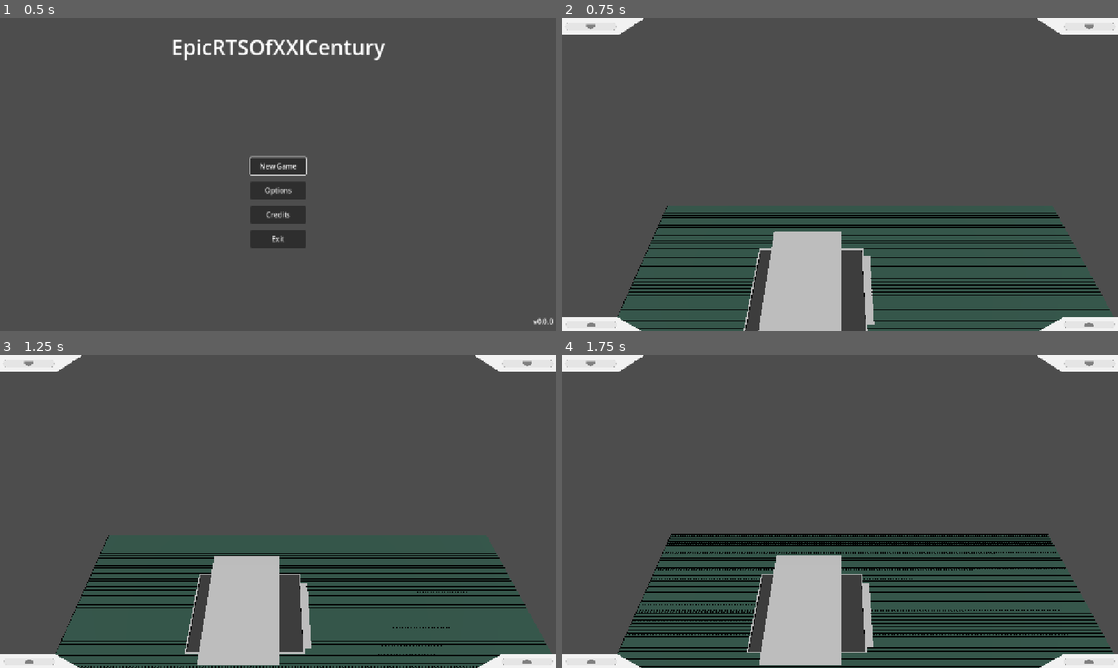
Above: before the commit, frames 1-4 (two rows, left to right).
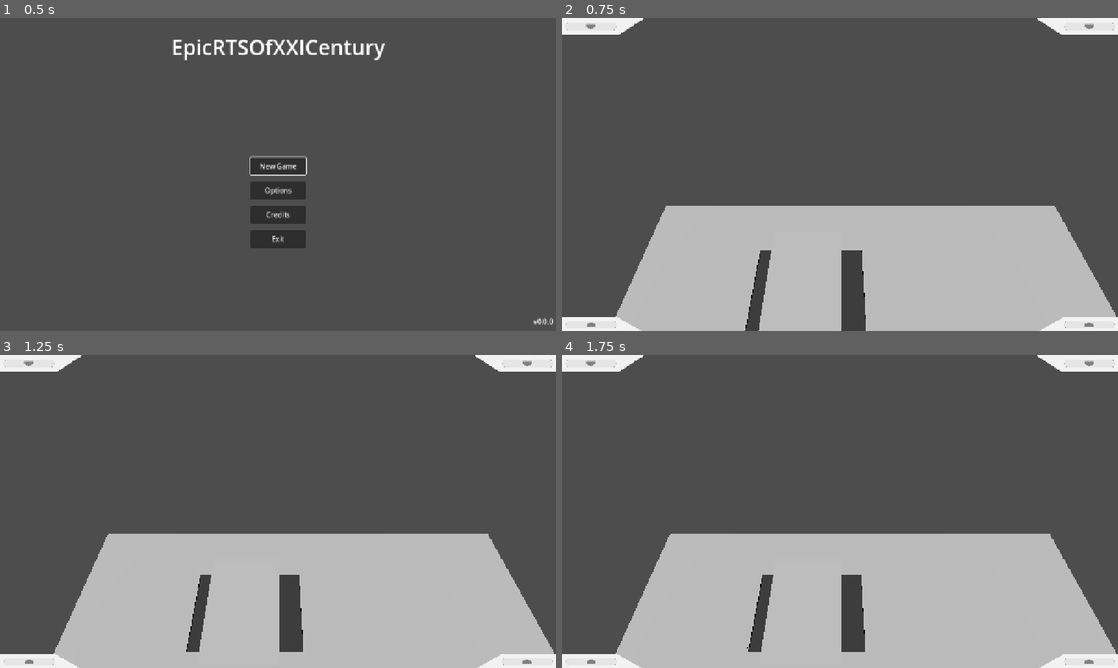
Above: after the commit, the same moments.

Repository: andrijzyn/The-Undefinders
Game: Godot game, scene res://addons/maaacks_game_template/base/scenes/menus/main_menu/main_menu.tscn
The game is run twice, just before and just after one commit, with the same random seed, the same clock (stepped at 60 frames per second) and the same inputs.
Inputs (mouse positions are in pixels of both pictures, inside the frame that each line leads up to):
- Up to frame 1 (0.5 s): no input
- Up to frame 2 (0.75 s): click "New Game" at 0.5 s
- Up to frame 3 (1.25 s): no input
- Up to frame 4 (1.75 s): tap Enter (ui_accept) at 1.25, 1.52 s; move the mouse to (962, 495) at 1.27 s; hold Right (ui_right) from 1.28 s (still down); tap S (ABORT) at 1.35 s; click (962, 495) at 1.42 s

Frame 1 is identical in both runs. In frame 2, 26% of the frame differs, in the area x 9-100%, y 60-100%; in frame 3, 27%; in frame 4, 27%, in the area x 9-100%, y 57-100%.

Commit message:
Added fog of war
Changes:
- Added fog of war, which currently consists of a 3D mesh with a shader-controlled material.
- Cleaned up the code a bit and moved some files to different folders.
- Added the following functionality to the fog of war:
  - Creating a 3D mesh and assigning UVs and vertices to it.
  - Stretching the fog mesh over the landscape.
  - Creating the fog texture and material.
  - Revealing a specified area of the fog based on global coordinates and radius.

Diff:
--- a/app/MainScene.gd
+++ b/app/MainScene.gd
@@ -29,13 +29,12 @@
 var players: Array[Player]
 var current_camera: Camera3D = null
 var current_player_index: int = 0
-var grid = Grid.new(80, 80, 0.25)  # Map size 20x20, cell size 1.0
+var grid = Grid.new(80, 80, 0.25)  # Map size 80x80, cell size 0.25
 var pathfinder
 
 func _ready() -> void:
 	setup_players(loaded_players)
 	add_child(grid)
-	grid.set_walkable(5, 5, false)
 
 func setup_players(player_list: Array):
 	for player_data in player_list:
--- /dev/null
+++ b/features/LandScape/FogOfWar.gd
@@ -0,0 +1,169 @@
+extends Node3D
+class_name FogOfWar
+
+var grid
+var fog_material: ShaderMaterial
+var fog_instance: MeshInstance3D
+var fog_image: Image  # Stores the image
+var fog_map: ImageTexture  # Texture storing the fog transparency level
+
+func _init(g: Grid):
+	grid = g
+
+func _ready():
+	create_fog_of_war()
+
+# Creates the fog mesh, assigns material, and adjusts height
+func create_fog_of_war():
+	fog_material = ShaderMaterial.new()
+	fog_material.shader = preload("res://features/LandScape/test.gdshader")
+
+	var fog_mesh = create_fog_mesh()
+
+	fog_instance = MeshInstance3D.new()
+	fog_instance.mesh = fog_mesh
+	fog_instance.material_override = fog_material
+	add_child(fog_instance)
+
+	adjust_fog_to_terrain(fog_instance)
+	fog_instance.position.y = 0.2
+	create_fog_texture()
+	fog_instance.visible = true
+
+# Creates a grid mesh for the fog
+func create_fog_mesh() -> ArrayMesh:
+	var mesh = ArrayMesh.new()
+	var st = SurfaceTool.new()
+	st.begin(Mesh.PRIMITIVE_TRIANGLES)
+
+	for x in range(grid.width):
+		for y in range(grid.height):
+			var cell_size = grid.cell_size
+
+			# Vertex positions for the cell
+			var p1 = Vector3(x * cell_size, 0, y * cell_size)
+			var p2 = Vector3((x + 1) * cell_size, 0, y * cell_size)
+			var p3 = Vector3(x * cell_size, 0, (y + 1) * cell_size)
+			var p4 = Vector3((x + 1) * cell_size, 0, (y + 1) * cell_size)
+
+			# UV coordinates for the cell (normalized grid coordinates)
+			var uv1 = Vector2(x / float(grid.width), y / float(grid.height))
+			var uv2 = Vector2((x + 1) / float(grid.width), y / float(grid.height))
+			var uv3 = Vector2(x / float(grid.width), (y + 1) / float(grid.height))
+			var uv4 = Vector2((x + 1) / float(grid.width), (y + 1) / float(grid.height))
+
+			# First triangle of the cell
+			st.set_uv(uv1)
+			st.add_vertex(p1)
+			st.set_uv(uv2)
+			st.add_vertex(p2)
+			st.set_uv(uv3)
+			st.add_vertex(p3)
+
+			# Second triangle of the cell
+			st.set_uv(uv2)
+			st.add_vertex(p2)
+			st.set_uv(uv4)
+			st.add_vertex(p4)
+			st.set_uv(uv3)
+			st.add_vertex(p3)
+
+	st.generate_normals()
+	st.commit(mesh)
+	return mesh
+
+# Adjusts the fog height based on terrain
+func adjust_fog_to_terrain(fog: MeshInstance3D):
+	var ground = get_tree().current_scene.find_child("Ground", true, false)
+	if not (ground and ground is StaticBody3D):
+		print("Ground not found or not a StaticBody3D!")
+		return
+
+	var mesh_instance = ground.find_child("Mesh", true, false)
+	if not (mesh_instance and mesh_instance is MeshInstance3D):
+		print("MeshInstance3D not found inside Ground!")
+		return
+
+	var terrain_mesh = mesh_instance.mesh
+	if not (terrain_mesh and terrain_mesh is ArrayMesh):
+		print("Ground mesh not found or not an ArrayMesh!")
+		return
+
+	# Retrieve terrain vertices
+	var st = SurfaceTool.new()
+	st.create_from(terrain_mesh, 0)
+	var terrain_array = st.commit_to_arrays()
+	var terrain_vertices = terrain_array[Mesh.ARRAY_VERTEX]
+
+	# Adjust fog vertices
+	var fog_mesh = fog.mesh
+	var fog_st = SurfaceTool.new()
+	fog_st.create_from(fog_mesh, 0)
+	var fog_array = fog_st.commit_to_arrays()
+	var fog_vertices = fog_array[Mesh.ARRAY_VERTEX]
+
+	for i in range(fog_vertices.size()):
+		var fog_pos = fog_vertices[i]
+		var closest_height = 0.0
+		var min_dist = INF
+		for terrain_v in terrain_vertices:
+			var dist = Vector2(fog_pos.x, fog_pos.z).distance_squared_to(Vector2(terrain_v.x, terrain_v.z))
+			if dist < min_dist:
+				min_dist = dist
+				closest_height = terrain_v.y
+		fog_vertices[i].y = closest_height + 0.2
+
+	# Update the fog mesh
+	fog_array[Mesh.ARRAY_VERTEX] = fog_vertices
+	fog_mesh.clear_surfaces()
+	fog_st.begin(Mesh.PRIMITIVE_TRIANGLES)
+	fog_st.add_vertex_array(fog_array)
+	fog_st.commit(fog_mesh)
+
+# Creates the fog texture (alpha channel for transparency)
+func create_fog_texture():
+	print("Creating fog texture...")  # Debug
+
+	fog_image = Image.create_empty(grid.width, grid.height, false, Image.FORMAT_RGBA8)
+	if fog_image == null:
+		print("Error: fog_image was not created!")
+		return
+
+	fog_image.fill(Color(1, 1, 1, 1))  # Completely obscure the map
+
+	fog_map = ImageTexture.create_from_image(fog_image)
+	if fog_map == null:
+		print("Error: fog_map was not created!")
+		return
+
+	fog_material.set_shader_parameter("fog_texture", fog_map)
+
+	# Debug
+	print("Fog texture successfully created!")
+	print("fog_image size:", fog_image.get_size())
+	print("fog_texture size:", fog_map.get_size())
+
+# Reveals fog in a circular area
+func reveal_fog(world_x: float, world_y: float, r: float):
+	# Convert world coordinates to texture indices
+	var cx = int((world_x - grid.position.x) / grid.cell_size)
+	var cy = int((world_y - grid.position.z) / grid.cell_size)
+
+	# Optimize by iterating only within a bounding square
+	var x_min = max(cx - r, 0)
+	var x_max = min(cx + r, grid.width - 1)
+	var y_min = max(cy - r, 0)
+	var y_max = min(cy + r, grid.height - 1)
+
+	# Update pixels within the circular radius
+	for x in range(x_min, x_max + 1):
+		for y in range(y_min, y_max + 1):
+			var dx = x - cx
+			var dy = y - cy
+			if dx * dx + dy * dy <= r * r:
+				# Set alpha to 0 (fully transparent)
+				fog_image.set_pixel(x, y, Color(1, 1, 1, 0))
+
+	# Update texture and pass it to the shader
+	fog_map.set_image(fog_image)
+	fog_material.set_shader_parameter("fog_texture", fog_map)
--- a/shared/HandlerClasses/GridHandler.gd
+++ b/features/LandScape/GridHandler.gd
@@ -6,8 +6,10 @@
 var cell_size: float
 var cells = []
 
+@onready var fog_of_war = FogOfWar.new(self)
 @onready var debug_mesh = ImmediateMesh.new()
 @onready var debug_instance = MeshInstance3D.new()
+@onready var canvas_layer: = CanvasLayer.new()
 
 class GridCell:
 	var x: int
@@ -90,6 +92,10 @@
 	stretch_to_ground()
 	update_debug_mesh()
 
+	#Fog Test
+	add_child(fog_of_war)
+	fog_of_war.reveal_fog(5.0, 5.0, 5.0)
+
 # Display grid
 func update_debug_mesh():
 	debug_mesh.clear_surfaces()
@@ -100,7 +106,7 @@
 		for y in range(height):
 			var pos = Vector3(x * cell_size, 0, y * cell_size)
 			var color = Color(0, 1, 0) if cells[x][y].walkable else Color(1, 0, 0)
-			print("Cell[", x, "][", y, "] Walkable: ", cells[x][y].walkable)
+			if !Global.is_debugging: print("Cell[", x, "][", y, "] Walkable: ", cells[x][y].walkable)
 			# Draw the cell borders
 			debug_mesh.surface_set_color(color)
 			debug_mesh.surface_add_vertex(pos)
--- /dev/null
+++ b/features/LandScape/test.gdshader
@@ -0,0 +1,18 @@
+shader_type spatial;
+
+uniform sampler2D fog_texture;
+uniform vec4 fog_color = vec4(1.0, 1.0, 1.0, 1.0);
+
+void fragment() {
+    vec2 uv = UV;
+
+    // To disable interpolation
+    ivec2 tex_size = textureSize(fog_texture, 0);
+    vec2 pixel_uv = floor(uv * vec2(tex_size)) / vec2(tex_size);
+
+    // To read transparency without blurring
+    float fog_alpha = texture(fog_texture, pixel_uv).a;
+
+    ALBEDO = fog_color.rgb;
+    ALPHA = fog_alpha;
+}
Binary file changed: addons/maaacks_game_template/base/translations/menus_translations.en.translation
Binary file changed: addons/maaacks_game_template/base/translations/menus_translations.fr.translation
Not shown: 1 places in app/main_scene.tscn that only renumber resources
Not shown, added: features/LandScape/FogOfWar.gd.uid
Renamed: shared/HandlerClasses/GridHandler.gd.uid -> features/LandScape/GridHandler.gd.uid
Not shown, added: features/LandScape/test.gdshader.uid
